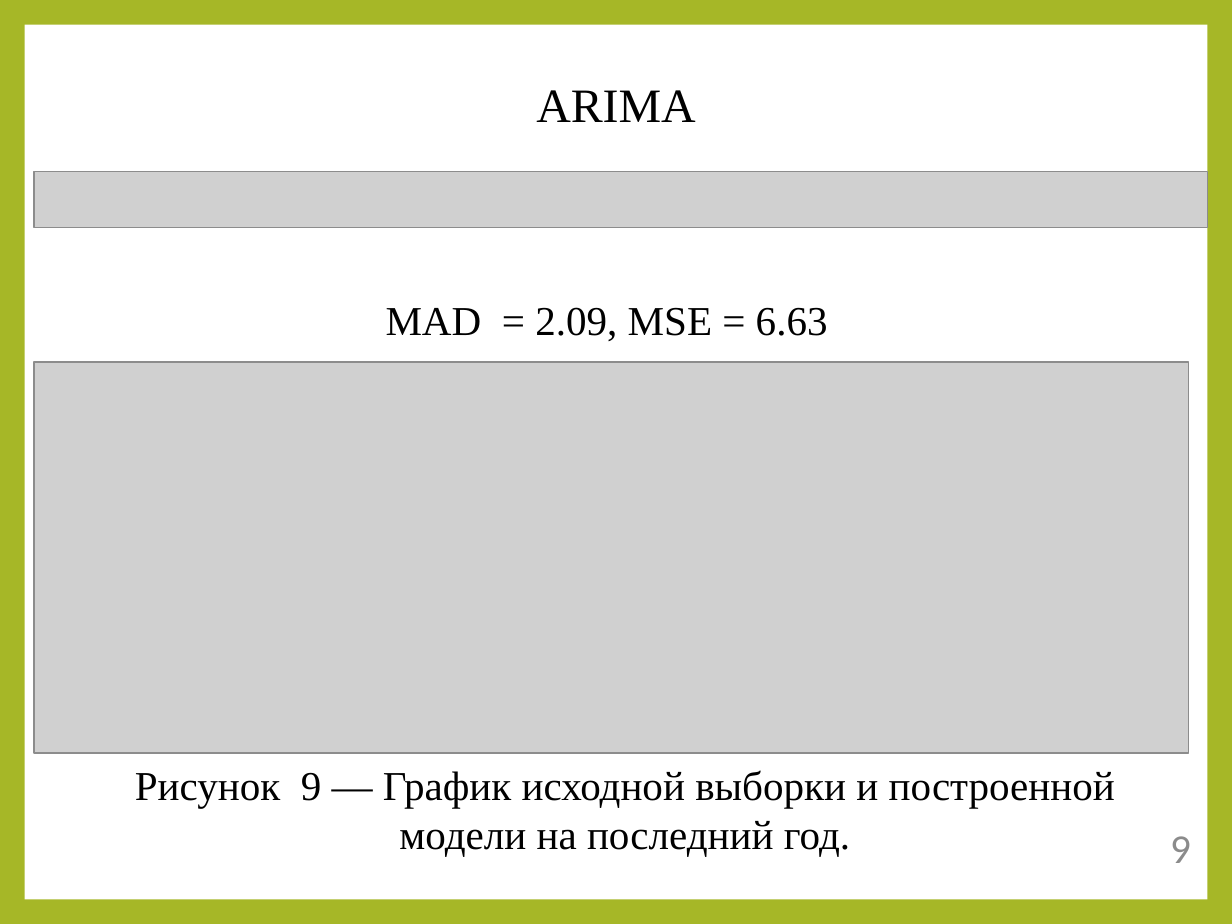
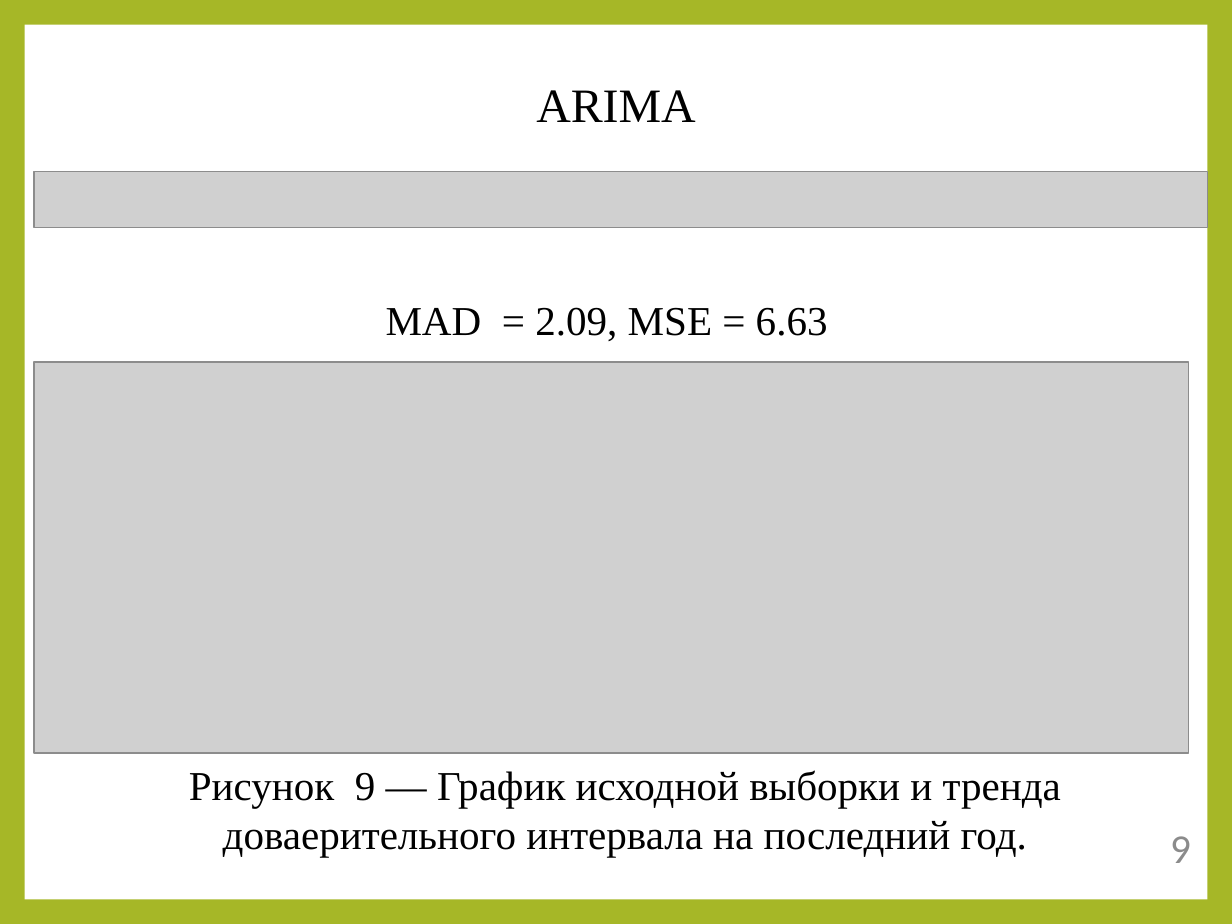
Before and after one commit to Ivan456/diplom, a slide deck: slide 9 of Ivan Vodich.pptx. Drawn at 1232x924 pixels with LibreOffice and Linux fonts; fonts in the diff are those of the drawing; grey boxes stand for pictures. Boxes give left, top, right and bottom in pixels: in the first picture for what was removed or moved away, otherwise in the second. Text is boxed around its words. In the diff, an @@ line names an element or a change of style, - is before the commit and + after.

```diff
--- a/Ivan Vodich.pptx
+++ b/Ivan Vodich.pptx
@@ text at (x1=189, y1=770, x2=1061, y2=857): text changed @@
-Рисунок 9 ― График исходной выборки и построенной модели на последний год.
+Рисунок 9 ― График исходной выборки и тренда доваерительного интервала на последний год.
```
Also in this commit, not shown: 5 other slides changed, 3 other files.
